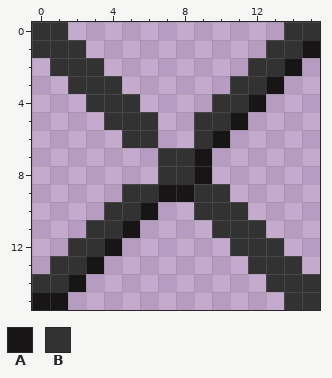
Two states of a pixel-art file, src/assets/gui/aseprite/close_icon.aseprite. The picture above was drawn from the file before the commit.
16x16 pixels, 1 frame.
Palette (. is transparent): A #171516  B #323232
After:
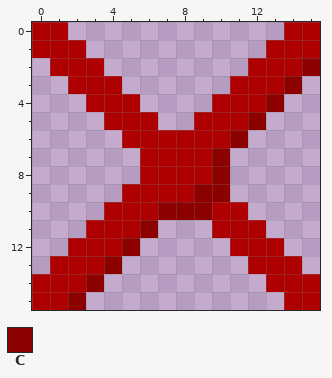
Colours new in this view: C #8c0000
From the commit log: refactor: make close icon red
Change:
Colour B changes from #323232 to #ae0000.
There is now colour B in row 6 at x 7 to 8; in rows 7 to 8 at x 6.
The edit turns colour A into colour B in row 1 at x 15; in row 2 at x 14; in row 3 at x 13; in row 4 at x 12; in row 5 at x 11; in row 6 at x 10.
The edit turns colour A into colour B in rows 7 to 8 at x 9; in row 9 at x 7 to 8; in row 10 at x 6; in row 11 at x 5; in row 12 at x 4; in row 13 at x 3.
The edit turns colour A into colour B in row 14 at x 2; in row 15 at x 0 to 1.
There is now colour C in row 2 at x 15; in row 3 at x 14; in row 4 at x 13; in row 5 at x 12; in row 6 at x 11; in rows 7 to 8 at x 10.
There is now colour C in row 10 at x 7 to 8; in row 11 at x 6; in row 12 at x 5; in row 13 at x 4; in row 14 at x 3; in row 15 at x 2.
The edit turns colour B into colour C in row 9 at x 9 to 10; in row 10 at x 9.
Where, in picture pixels (left, top, right, bottom), the same in both pictures:
changed: (32, 22, 320, 310)
